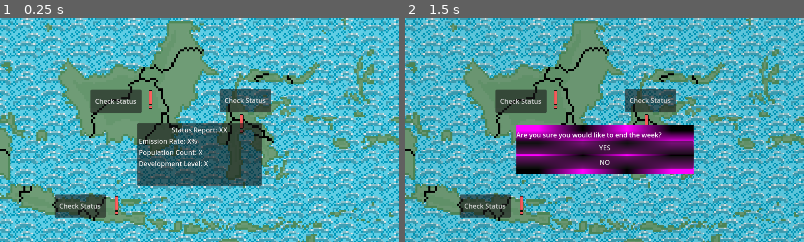
Above: before the commit, frames 1-2 (left to right).
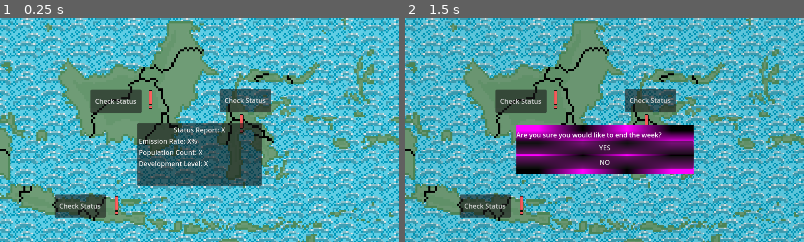
Above: after the commit, the same moments.

Repository: SSSalvan/O.M.G.A.M.M.A
Game: Godot game, scene res://scenes/main_gameplay.tscn
Two runs of this game, one before a commit and one after it. Both use one fixed random seed, a clock stepped at 60 frames per second and the inputs below. This scene is started directly instead of the project's main scene.
Inputs:
- Up to frame 1 (0.25 s): no input
- Up to frame 2 (1.5 s): click "Check Status" at 0.5 s; click "End Week" at 1.25 s
The pictures show only the part of the screen within x 25-75%, y 20-69%; the shares and areas given below are measured in that part.

The runs differ from the first frame. In frame 1, 0.2% of the frame differs, in the area x 43-57%, y 48-52%; in frame 2, nothing differs.
Error after the commit: Invalid assignment of property or key 'text' with value of type 'String' on a base object of type 'null instance'. (res://scripts/emission_rate_status_popup.gd…

Commit message:
Debuggin in progress Status panel

Diff:
--- a/calamity-control/scenes/emission_rate_status_popup.tscn
+++ b/calamity-control/scenes/emission_rate_status_popup.tscn
@@ -1,19 +1,19 @@
-[gd_scene load_steps=2 format=3 uid="uid://c85b04p6p35b4"]
+[gd_scene load_steps=6 format=3 uid="uid://c85b04p6p35b4"]
 
-[sub_resource type="GDScript" id="GDScript_t7vq8"]
-script/source = "extends Control
+[ext_resource type="Script" uid="uid://dj8kxmpahlv5w" path="res://scripts/emission_rate_status_popup.gd" id="1_1ke72"]
 
-func StatusPopup(slot, item):
-	%EmissionRatePopUp.popup()
+[sub_resource type="LabelSettings" id="LabelSettings_1ke72"]
 
-func HideStatusPopup():
-	%EmissionRatePopUp.hide()
-"
+[sub_resource type="LabelSettings" id="LabelSettings_ykf56"]
+
+[sub_resource type="LabelSettings" id="LabelSettings_i0y7k"]
+
+[sub_resource type="LabelSettings" id="LabelSettings_k5wtt"]
 
 [node name="EmissionRateStatusPopup" type="Control"]
 layout_mode = 3
 anchors_preset = 0
-script = SubResource("GDScript_t7vq8")
+script = ExtResource("1_1ke72")
 
 [node name="UI" type="CanvasLayer" parent="."]
 
@@ -31,17 +31,21 @@
 
 [node name="Status Report_ Island_name" type="Label" parent="UI/EmissionRatePopUp/VBoxContainer"]
 layout_mode = 2
-text = "Status Report: XX"
+text = "Status Report: X"
+label_settings = SubResource("LabelSettings_1ke72")
 horizontal_alignment = 1
 
 [node name="Emission Rate" type="Label" parent="UI/EmissionRatePopUp/VBoxContainer"]
 layout_mode = 2
 text = "Emission Rate: X%"
+label_settings = SubResource("LabelSettings_ykf56")
 
 [node name="Population Count" type="Label" parent="UI/EmissionRatePopUp/VBoxContainer"]
 layout_mode = 2
 text = "Population Count: X"
+label_settings = SubResource("LabelSettings_i0y7k")
 
 [node name="Development Level" type="Label" parent="UI/EmissionRatePopUp/VBoxContainer"]
 layout_mode = 2
 text = "Development Level: X"
+label_settings = SubResource("LabelSettings_k5wtt")
--- /dev/null
+++ b/calamity-control/scripts/emission_rate_status_popup.gd
@@ -0,0 +1,30 @@
+extends Control
+
+@onready var status: Label = $"Status Report_ Island_name"
+@onready var current_emission_rate: Label = $"Emission Rate"
+@onready var current_population: Label = $"Population Count"
+@onready var current_development: Label = $"Development Level"
+
+var status_report_island: String
+var emission_rate: int
+var population_count: int
+var development_level: int
+
+func StatusPopup(slot, item):
+	%EmissionRatePopUp.popup()
+
+func HideStatusPopup():
+	%EmissionRatePopUp.hide()
+
+# New function to update the labels dynamically
+func update_status(island_name: String, emission: int, population: int, development: int):
+	status_report_island = island_name
+	emission_rate = emission
+	population_count = population
+	development_level = development
+
+
+	status.text = "Status Report: " + str(island_name)
+	current_emission_rate.text = "Emission Rate: " + str(emission) + "%"
+	current_population.text = "Population: " + str(population)
+	current_development.text = "Development Level: " + str(development)
--- a/calamity-control/scripts/slot.gd
+++ b/calamity-control/scripts/slot.gd
@@ -2,6 +2,16 @@
 
 func _on_button_toggled(toggled_on: bool) -> void:
 	if toggled_on:
-		EmissionRateStatusPopup.StatusPopup(Rect2i(), null)
+		var game_manager = get_tree().root.get_node("MainGameplay/GameManager")
+		if game_manager:
+			var island_name = "Sumatra"  # Replace with the actual island name for this slot
+			var island_data = game_manager.islands[island_name]
+			EmissionRateStatusPopup.update_status(
+				island_name,
+				island_data["emission"],
+				island_data["population"],
+				island_data["development"]
+			)
+			EmissionRateStatusPopup.StatusPopup(null, null)
 	else:
 		EmissionRateStatusPopup.HideStatusPopup()
Not shown, added: calamity-control/scripts/emission_rate_status_popup.gd.uid
Not shown, added: calamity-control/scenes/main_gameplay.tscn1200188794.tmp
Not shown, added: calamity-control/scenes/main_gameplay.tscn1267960283.tmp
Not shown, added: calamity-control/scenes/main_gameplay.tscn807959320.tmp
